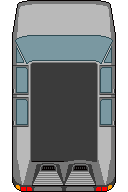
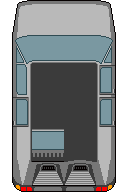
Layered file, before and after one edit (128 × 192). Changes by layer:
added layer "windshields" above "car outline" over [13, 64, 64, 157]
